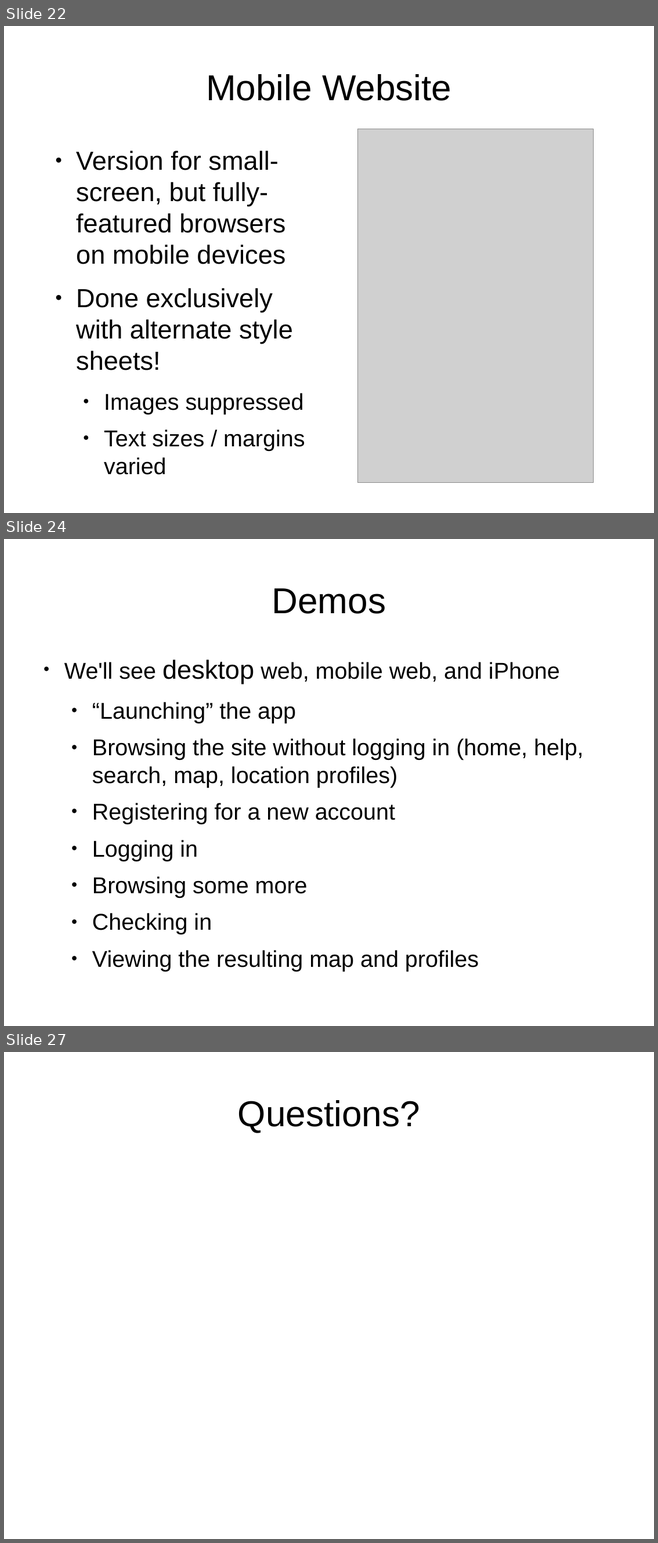
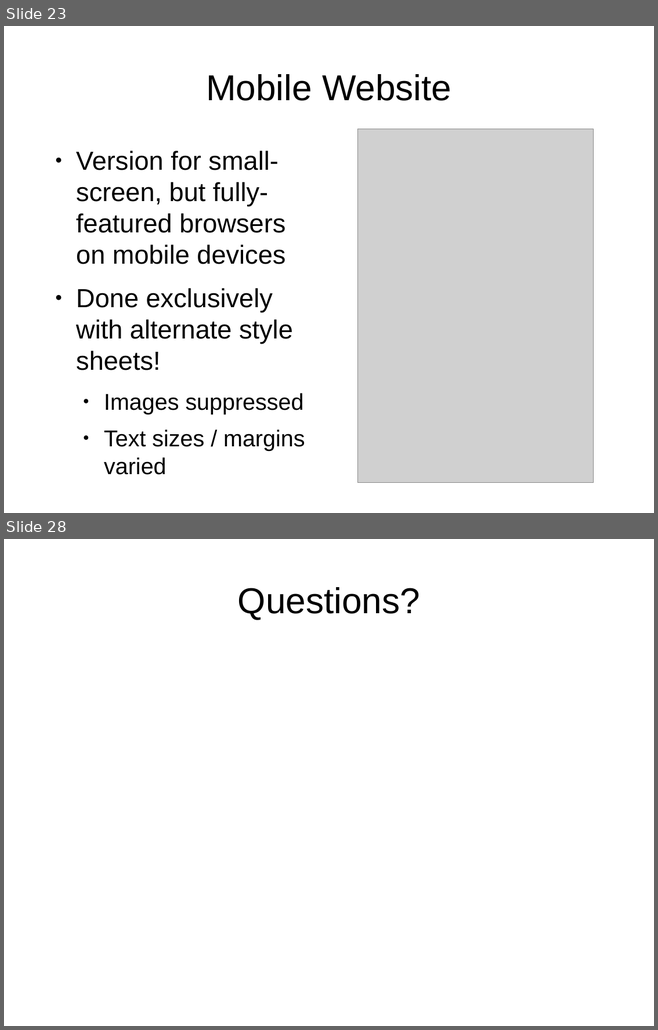
Before and after one commit to lmucs/playserengeti, a slide deck: serengeti/src/site/serengeti.odp. Shown one above the other, each under a label of ours: slides 22, 24 and 27 before the commit, slides 23 and 28 after it; the slides between them are not shown. The pictures are 658x1543 and 658x1030 pixels, drawn with LibreOffice and Linux fonts; fonts in the diff are those of the drawing; grey boxes stand for pictures. Boxes give left, top, right and bottom in pixels: in the first picture for what was removed or moved away, otherwise in the second. Text is boxed around its words. In the diff, an @@ line names an element or a change of style, - is before the commit and + after.

```diff
--- a/serengeti/src/site/serengeti.odp
+++ b/serengeti/src/site/serengeti.odp
@@ slide 24 removed at (4,539,654,1026), background #FFFFFF @@
@@ title removed at (272,588,386,614) @@
-Demos
@@ text removed at (64,660,583,972) @@
-● We'll see desktop web, mobile web, and iPhone
-  ● “Launching” the app
-  ● Browsing the site without logging in (home, help, search, map, location profiles)
-  ● Registering for a new account
-  ● Logging in
-  ● Browsing some more
-  ● Checking in
-  ● Viewing the resulting map and profiles
@@ what was slide 22 is now slide 23 @@
@@ what was slide 27 is now slide 28 @@
```
Also in this commit, not shown: 6 slides changed, 2 slides added.
